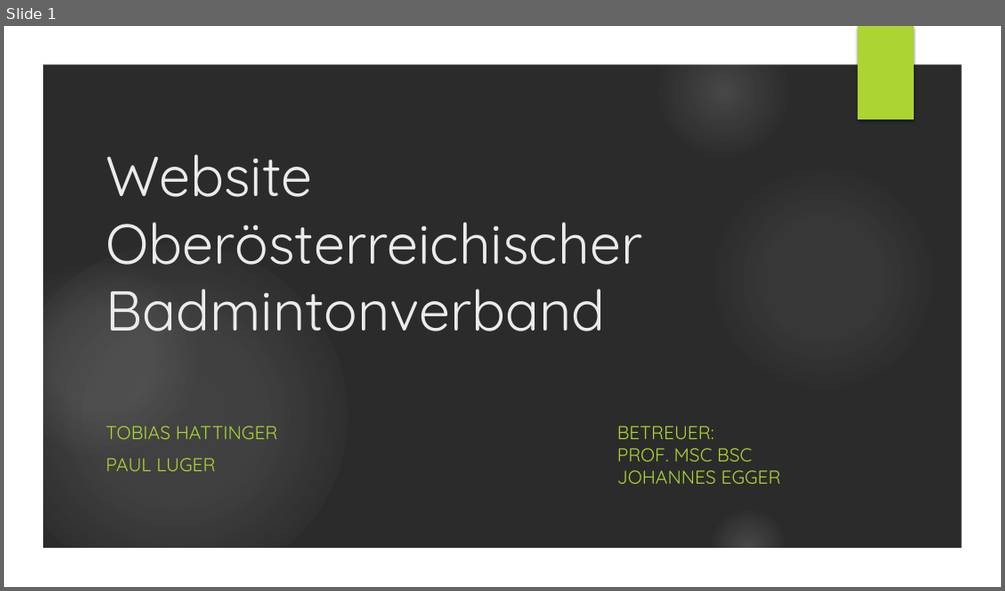
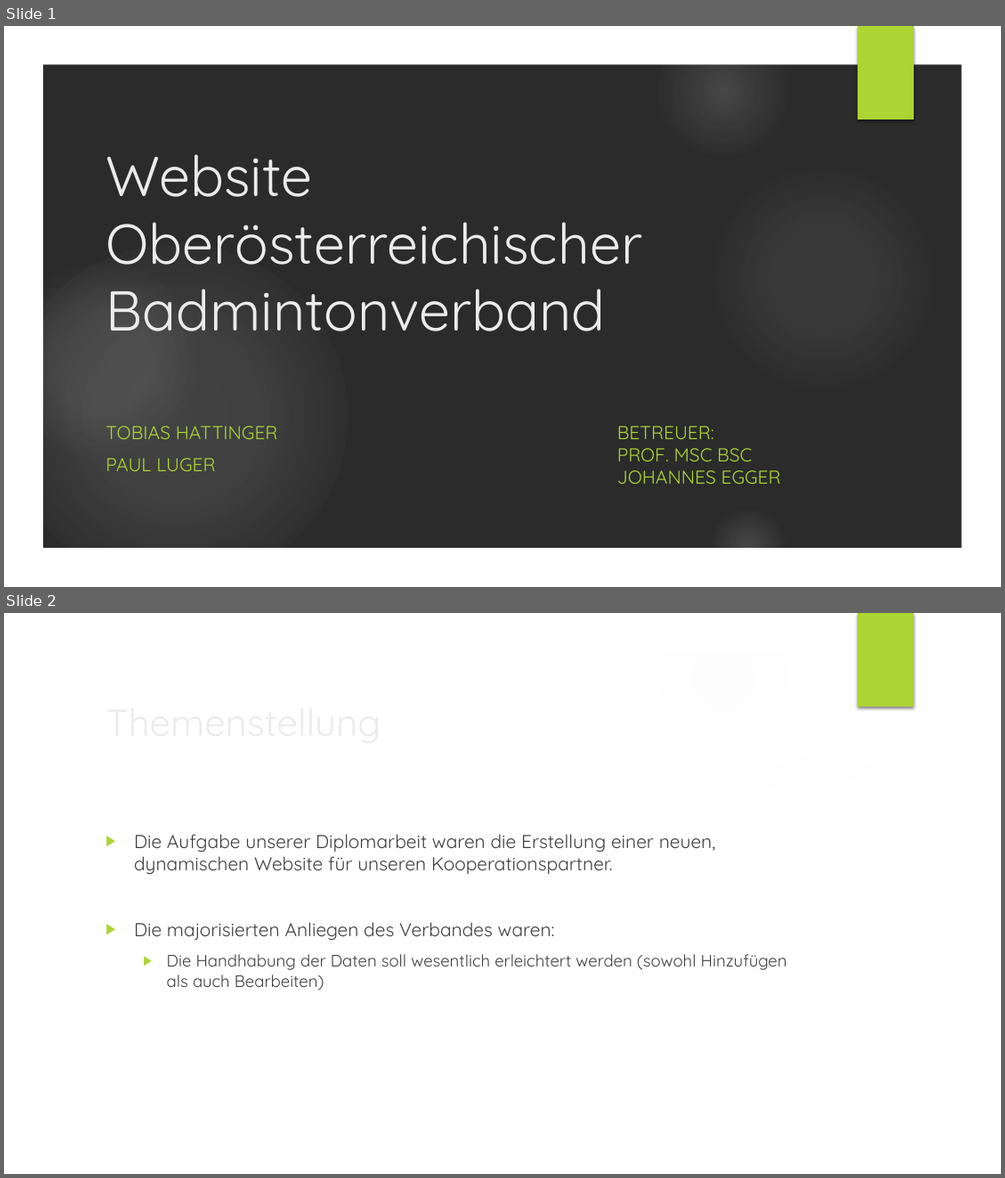
Before and after one commit to TobiHatti/DA-WebSite-BadmintonOOE, a slide deck: writing-work/Vorpräsentation.pptx. Shown one above the other, each under a label of ours: slide 1 before the commit, slides 1 and 2 after it. The pictures are 1005x591 and 1005x1178 pixels, drawn with LibreOffice and Linux fonts; fonts in the diff are those of the drawing; background and template pictures are left out; a plain dark background stands for a picture behind light text. Boxes give left, top, right and bottom in pixels: in the first picture for what was removed or moved away, otherwise in the second. Text is boxed around its words. In the diff, an @@ line names an element or a change of style, - is before the commit and + after.

```diff
--- a/writing-work/Vorpräsentation.pptx
+++ b/writing-work/Vorpräsentation.pptx
@@ slide 2 added at <box>4,613,1001,1174</box>, background picture (left out); not listed: 7 template elements that a slide beside it also shows @@
@@ title added at <box>98,692,815,750</box>, 36 pt, text #EBEBEB @@
+Themenstellung
@@ freeform shape added at <box>697,738,970,819</box>, fill #FFFFFF at 20% opacity @@
@@ freeform shape added at <box>41,765,963,1136</box>, fill #FFFFFF @@
@@ text added at <box>134,834,787,990</box>, 18 pt, text #404040 @@
+▶ Die Aufgabe unserer Diplomarbeit waren die Erstellung einer neuen, dynamischen Website für unseren Kooperationspartner.
+▶ Die majorisierten Anliegen des Verbandes waren:
+  ▶ Die Handhabung der Daten soll wesentlich erleichtert werden (sowohl Hinzufügen als auch Bearbeiten)
```
Also in this commit, not shown: 1 slide changed, 1 other file.
